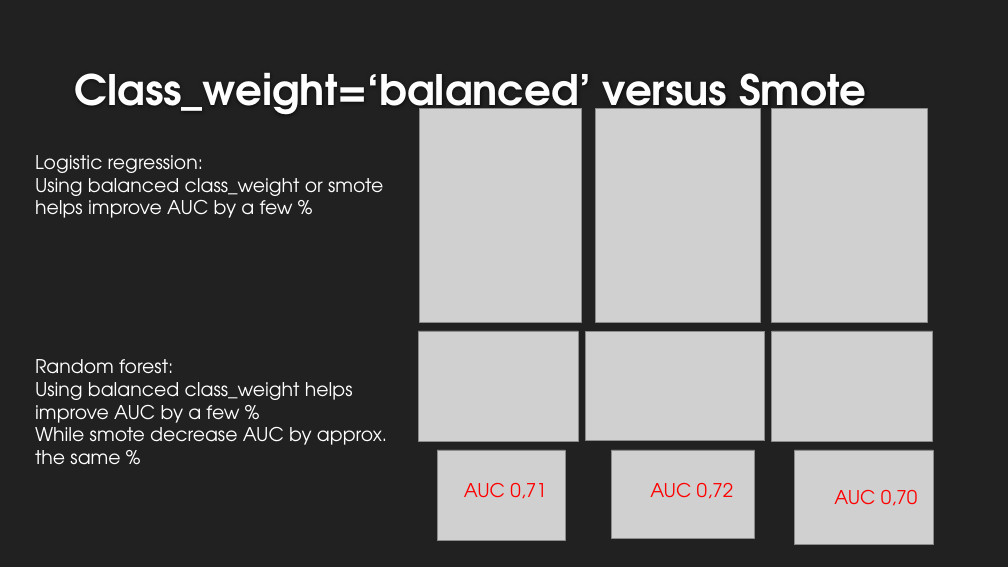
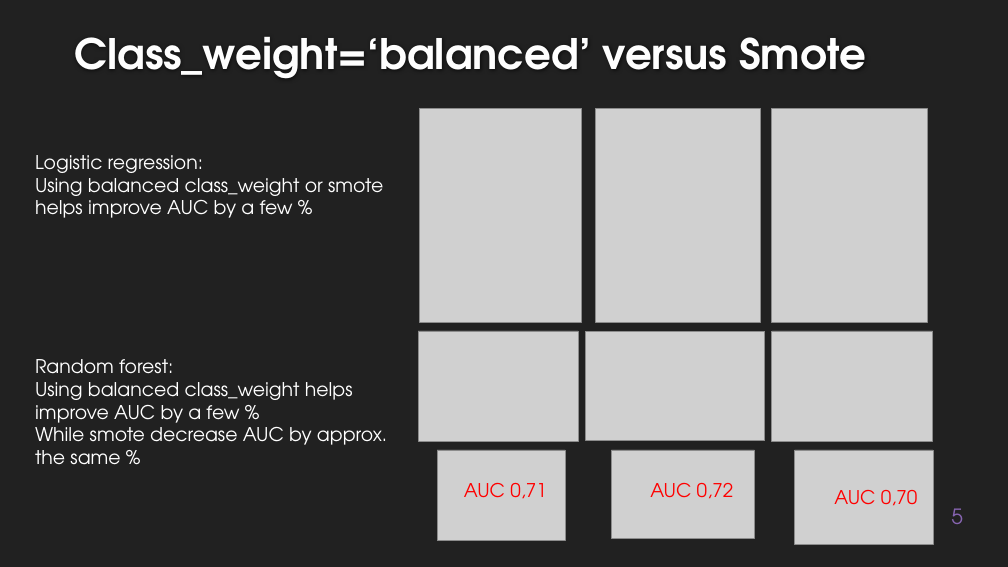
Before and after one commit to EtienneLardeur/P7_Scoring, a slide deck: slide 5 of P7_Support.pptx (slide 4 before the commit). Drawn at 1008x567 pixels with LibreOffice and Linux fonts; fonts in the diff are those of the drawing; grey boxes stand for pictures; background and template pictures are left out. Boxes give left, top, right and bottom in pixels: in the first picture for what was removed or moved away, otherwise in the second. Text is boxed around its words. In the diff, an @@ line names an element or a change of style, - is before the commit and + after.

```diff
--- a/P7_Support.pptx
+++ b/P7_Support.pptx
@@ title "Class_weight=‘balanced’ versus Smote" rewrapped from bbox=[75, 72, 866, 122] to bbox=[75, 36, 866, 79] @@
@@ page number added at bbox=[951, 508, 963, 524], 20 pt, text #8664B0 @@
+5
```
Also in this commit, not shown: 10 other slides changed, 3 slides added, 2 slides removed.
